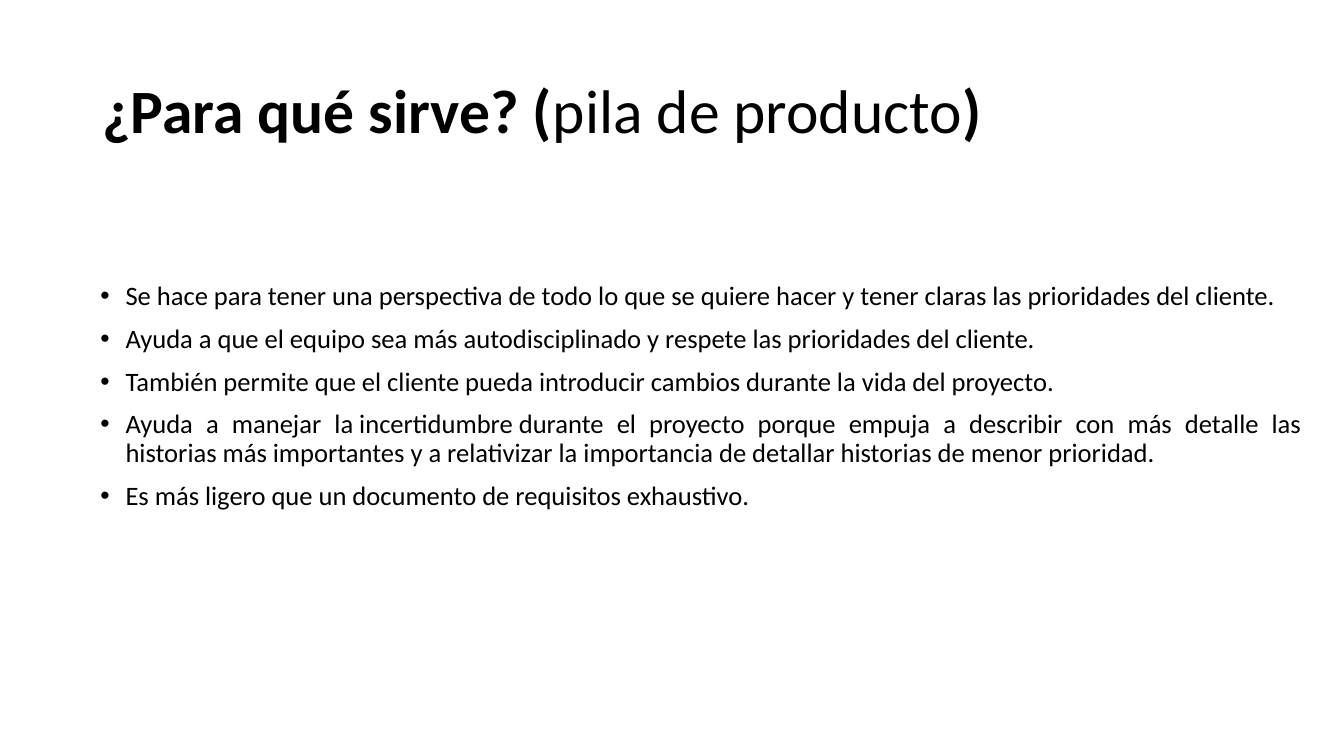
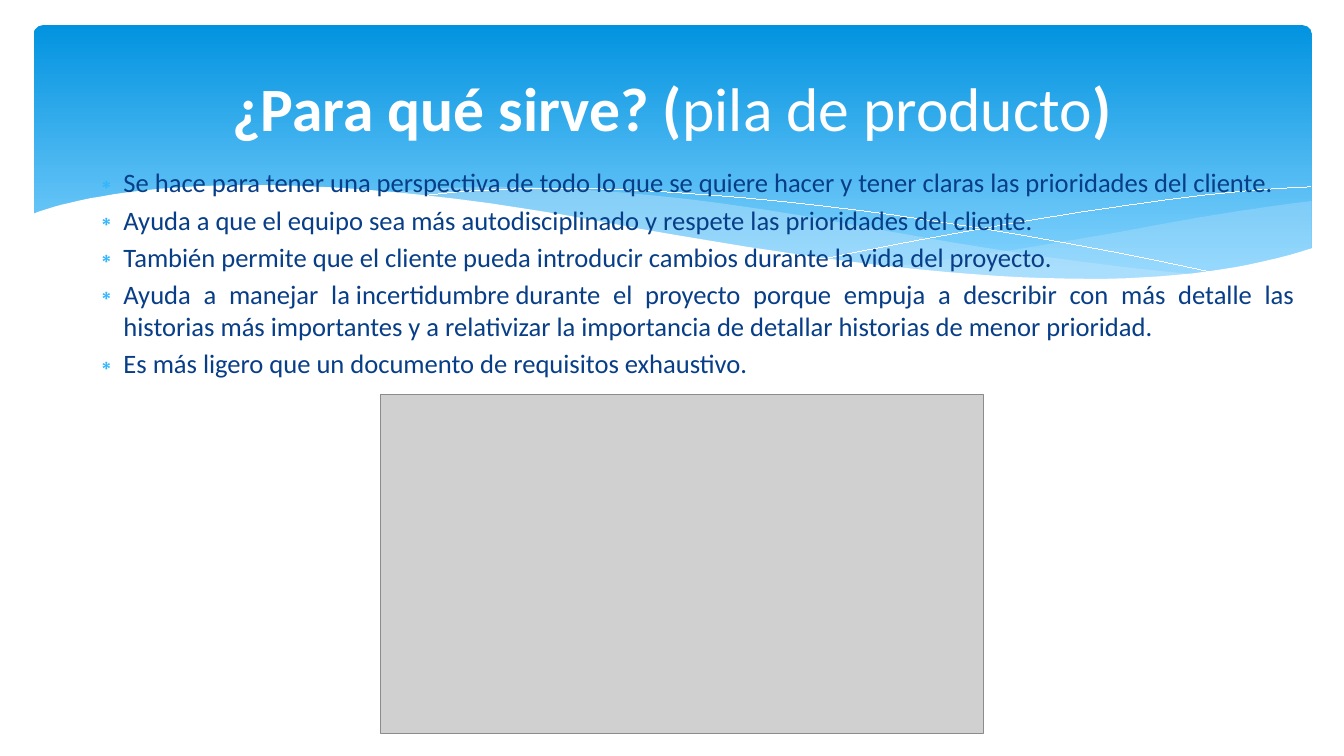
Before and after one commit to JulianAguilar/Equipo6AdminProy, a slide deck: slide 10 of Exposiciones/Puntos por historia de usuarioHVG.pptx (slide 14 before the commit). Drawn at 1344x756 pixels with LibreOffice and Linux fonts; fonts in the diff are those of the drawing; grey boxes stand for pictures. Boxes give left, top, right and bottom in pixels: in the first picture for what was removed or moved away, otherwise in the second. Text is boxed around its words. In the diff, an @@ line names an element or a change of style, - is before the commit and + after.

```diff
--- a/Exposiciones/Puntos por historia de usuarioHVG.pptx
+++ b/Exposiciones/Puntos por historia de usuarioHVG.pptx
@@ rounded rectangle added at (33,25,1312,297), fill gradient #0293E0 to #83D3FE @@
@@ title "¿Para qué sirve? (pila de ...": place and size @@
-title "¿Para qué sirve? (pila de ..." at (102,87,982,143)
+title "¿Para qué sirve? (pila de ..." at (232,85,1111,141)
@@ title "¿Para qué sirve? (pila de ..." at (232,85,1111,141): text colour #000000 to #FFFFFF; alignment left to centre; line spacing 0.9 to 1 @@
@@ text "Se hace para tener una ...": place and size @@
-text "Se hace para tener una ..." at (126,286,1301,510)
+text "Se hace para tener una ..." at (123,173,1294,378)
@@ text "Se hace para tener una ..." at (123,173,1294,378): text colour #000000 to #073E87; bullet • to ∗; line spacing 0.9 to 1; less space between paragraphs @@
@@ group added at (31,186,1314,332): 5 freeform shapes @@
@@ picture added at (380,394,984,733) @@
```
Also in this commit, not shown: 8 other slides changed, 3 slides added, 7 slides removed.
